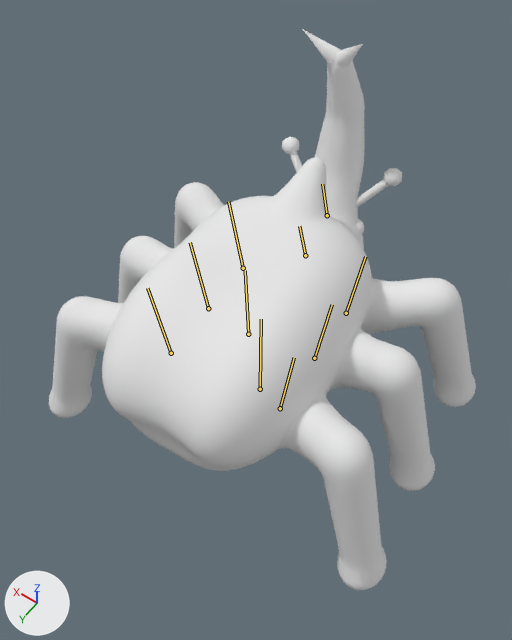
The FBX model Assets/_Game/Resources/Art/Enemies/rhino_beetle/rhino_beetle.fbx: old version first, new version second.
One viewpoint serves both versions: a 50 mm lens placed at (-0.59, 0.847, 1.734), pointed at (-0.009, 0.034, 0.456). Lighting does not change. The marker at lower left points along +X, +Y and +Z. The picture after the commit comes second. Both versions are drawn at frame 21 of the action 'Rig|Victory'; the numbers are the values there. The bones that bend it are drawn over the model as lines.

Names of what the first picture shows: 'Body'.
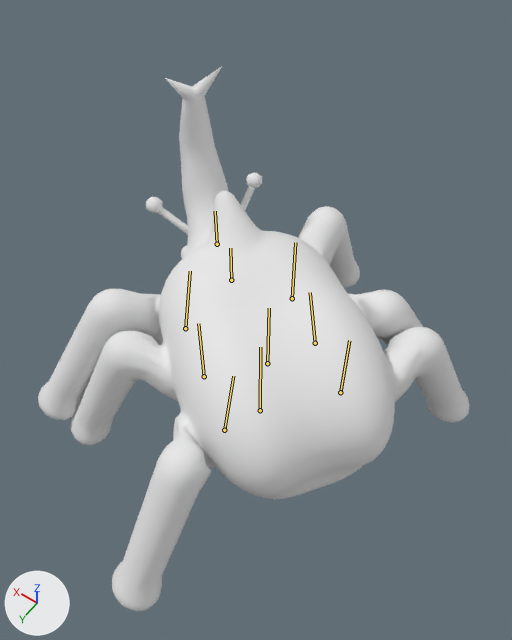
Scene script edits in JSON lines:
```json
{"block": "bone_root", "where": "bone_root = bpy.data.objects['Rig'].pose.bones['root']"}
{"op": "set", "path": "bone_root.location", "old": "(0.0, 0.113, 0.0)", "new": "(0.0, 0.0, 0.0)"}
{"op": "set", "path": "bone_root.rotation_quaternion", "old": "(1.0, 0.0, 0.0, 0.0)", "new": "(0.884, 0.0, 0.467, 0.0)", "note": "degrees (0, 0, 0) -> degrees (0, 56, 0)"}
{"block": "bone_body", "where": "bone_body = bpy.data.objects['Rig'].pose.bones['body']  # child of 'root'"}
{"op": "set", "path": "bone_body.rotation_quaternion", "old": "(0.999, 0.001, 0.034, -0.015)", "new": "(1.0, 0.0, 0.0, 0.0)", "note": "degrees (0, 4, -2) -> degrees (0, 0, 0)"}
{"block": "bone_head", "where": "bone_head = bpy.data.objects['Rig'].pose.bones['head']  # child of 'body'"}
{"op": "set", "path": "bone_head.rotation_quaternion", "old": "(0.994, -0.103, 0.003, -0.024)", "new": "(1.0, 0.0, 0.0, 0.0)", "note": "degrees (-12, 0, -3) -> degrees (0, 0, 0)"}
{"block": "bone_leg1_r", "where": "bone_leg1_r = bpy.data.objects['Rig'].pose.bones['leg1.R']  # child of 'body'"}
{"op": "set", "path": "bone_leg1_r.rotation_quaternion", "old": "(0.997, 0.0, 0.0, 0.071)", "new": "(0.987, 0.0, 0.158, 0.0)", "note": "degrees (0, 0, 8) -> degrees (0, 18, 0)"}
{"block": "bone_leg2_r", "where": "bone_leg2_r = bpy.data.objects['Rig'].pose.bones['leg2.R']  # child of 'body'"}
{"op": "set", "path": "bone_leg2_r.rotation_quaternion", "old": "(0.997, 0.0, 0.0, 0.071)", "new": "(0.985, -0.01, -0.158, -0.064)", "note": "degrees (0, 0, 8) -> degrees (0, -18, -7)"}
{"block": "bone_leg3_r", "where": "bone_leg3_r = bpy.data.objects['Rig'].pose.bones['leg3.R']  # child of 'body'"}
{"op": "set", "path": "bone_leg3_r.rotation_quaternion", "old": "(0.997, 0.0, 0.0, 0.071)", "new": "(0.987, 0.0, 0.158, 0.0)", "note": "degrees (0, 0, 8) -> degrees (0, 18, 0)"}
{"block": "bone_leg1_l", "where": "bone_leg1_l = bpy.data.objects['Rig'].pose.bones['leg1.L']  # child of 'body'"}
{"op": "set", "path": "bone_leg1_l.rotation_quaternion", "old": "(0.997, 0.0, 0.0, -0.071)", "new": "(0.985, -0.01, 0.158, 0.064)", "note": "degrees (0, 0, -8) -> degrees (0, 18, 7)"}
{"block": "bone_leg2_l", "where": "bone_leg2_l = bpy.data.objects['Rig'].pose.bones['leg2.L']  # child of 'body'"}
{"op": "set", "path": "bone_leg2_l.rotation_quaternion", "old": "(0.997, 0.0, 0.0, -0.071)", "new": "(0.987, 0.0, -0.158, 0.0)", "note": "degrees (0, 0, -8) -> degrees (0, -18, 0)"}
{"block": "bone_leg3_l", "where": "bone_leg3_l = bpy.data.objects['Rig'].pose.bones['leg3.L']  # child of 'body'"}
{"op": "set", "path": "bone_leg3_l.rotation_quaternion", "old": "(0.997, 0.0, 0.0, -0.071)", "new": "(0.985, -0.01, 0.158, 0.064)", "note": "degrees (0, 0, -8) -> degrees (0, 18, 7)"}
```

Location of each change, [x1, y1, x2, y2] in pixels of the pictures (512 x 640 px):
```json
{"object": "Body", "change": "posed", "before": [49, 30, 476, 590], "after": [38, 66, 469, 611]}
{"bone": "root", "before": "(260, 389) to (261, 319)", "after": "(260, 410) to (260, 347)"}
{"bone": "body", "before": "(248, 334) to (245, 270)", "after": "(267, 363) to (269, 308)"}
{"bone": "head", "before": "(305, 255) to (299, 226)", "after": "(231, 280) to (230, 248)"}
{"bone": "leg1.R", "before": "(346, 313) to (365, 256)", "after": "(292, 298) to (295, 242)"}
{"bone": "leg2.R", "before": "(314, 358) to (332, 304)", "after": "(315, 343) to (310, 292)"}
{"bone": "leg3.R", "before": "(280, 408) to (294, 357)", "after": "(340, 392) to (349, 340)"}
{"bone": "leg1.L", "before": "(243, 268) to (228, 201)", "after": "(185, 328) to (190, 271)"}
{"bone": "leg2.L", "before": "(208, 308) to (190, 242)", "after": "(204, 376) to (198, 323)"}
{"bone": "leg3.L", "before": "(171, 353) to (147, 288)", "after": "(224, 430) to (233, 376)"}
```
